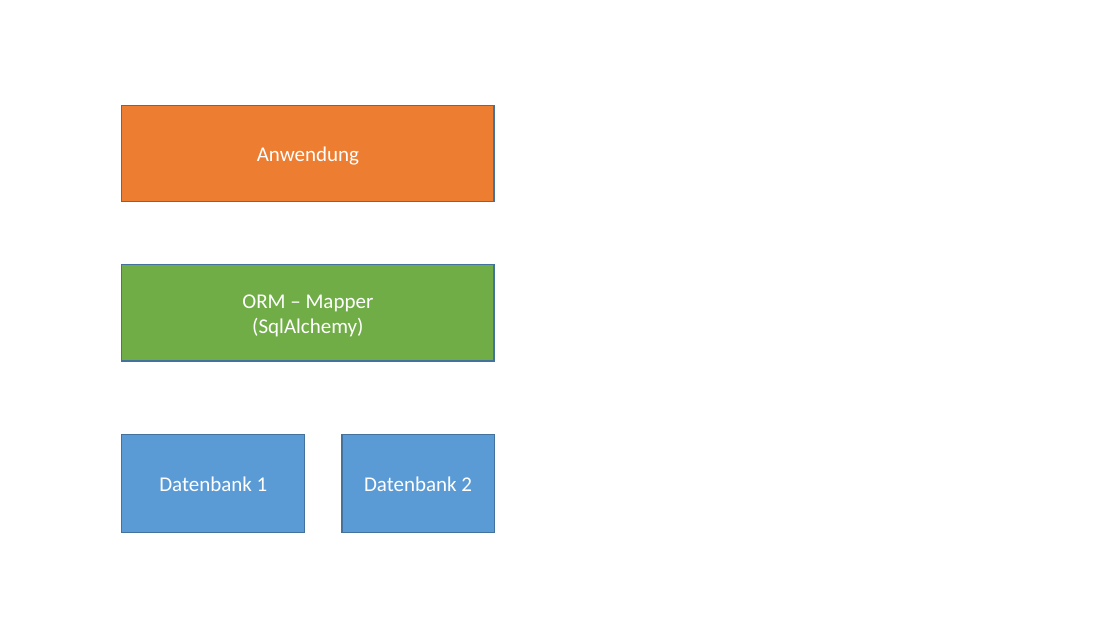
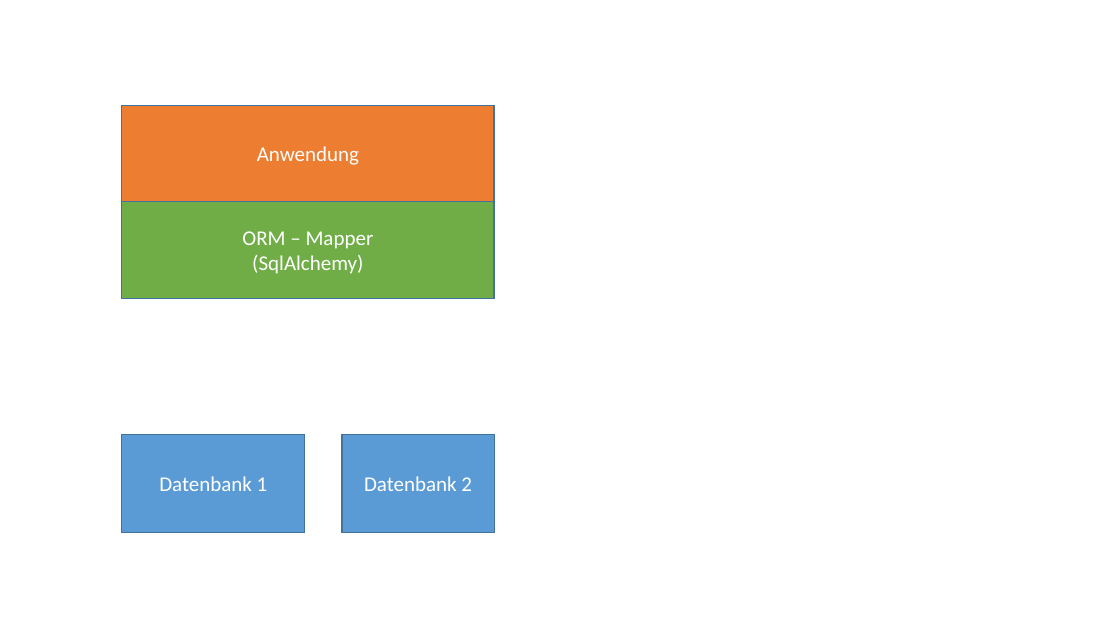
Before and after one commit to gidhoog/AlmGIS, a slide deck: slide 1 of dev/mapper.pptx. Drawn at 1120x630 pixels with LibreOffice and Linux fonts; fonts in the diff are those of the drawing. Boxes give left, top, right and bottom in pixels: in the first picture for what was removed or moved away, otherwise in the second. Text is boxed around its words. In the diff, an @@ line names an element or a change of style, - is before the commit and + after.

```diff
--- a/dev/mapper.pptx
+++ b/dev/mapper.pptx
@@ rectangle "ORM – Mapper": place and size @@
-rectangle "ORM – Mapper" at box(122, 265, 494, 361)
+rectangle "ORM – Mapper" at box(122, 202, 494, 298)
```
Also in this commit, not shown: 4 other files.
